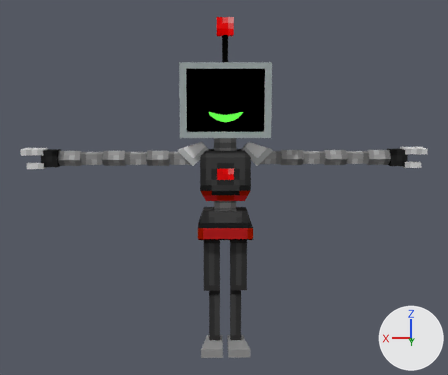
An edit to the Blender file 3d anim resources/models/characters/daa robot/monitorhead.blend, drawn before and after from the same camera.
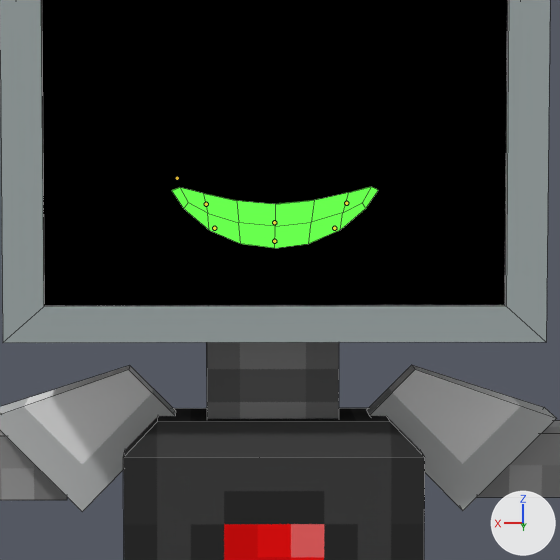
Old and new are each drawn whole from a camera (50 mm lens) standing at (0.148, 7.126, 2.933) and looking at (0.013, 0.03, 1.912) and again close up on the part from 40% to 61% of the width and 21% to 47% of the height. The axes (+X, +Y, +Z) are drawn at lower right. The lights are the same throughout. The bones that change are drawn over the model as lines in the close-ups. The close-ups show mesh edges as thin lines.

Objects in the first close-up: 'Plane', 'arm1.003', 'arm2.003', 'head', 'neck', 'shoulder', 'shoulder.001', 'torso.001'.
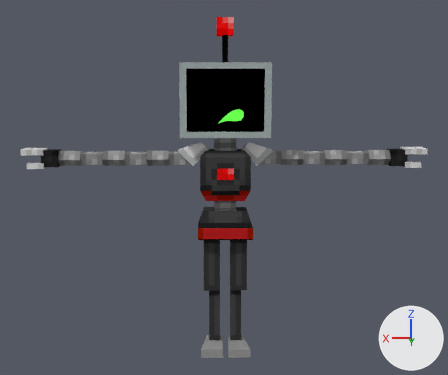
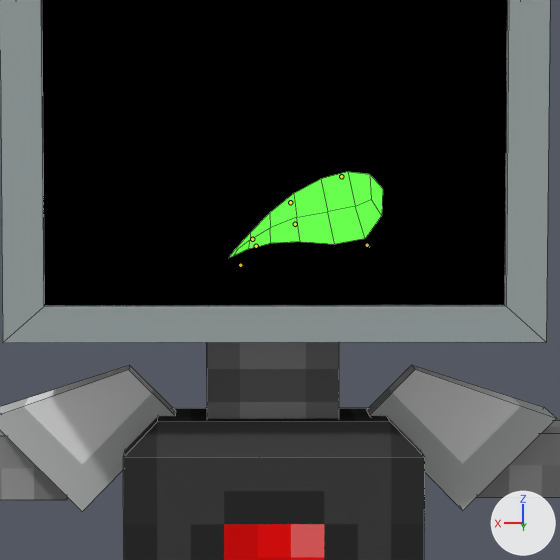
Commit message: update toast

The newer file adds an action. The first version stands in its rest pose; the second is drawn at frame 38 of the action 'Toast.001'.

Location of each change, (x1, y1, x2, y2) in pixels of the close-ups (560 x 560 px):
'Plane', posed (26% narrower, 39% taller)
    before: (172, 187, 378, 248)
    after: (230, 172, 383, 257)
bone 'mouth.top.R', root to tip
    before: (206, 204) to (206, 205)
    after: (256, 246) to (257, 248)
bone 'mouth.top', root to tip
    before: (274, 222) to (275, 224)
    after: (290, 202) to (292, 203)
bone 'mouth.bottom', root to tip
    before: (274, 241) to (275, 243)
    after: (295, 224) to (296, 226)
bone 'mouth.top.L', root to tip
    before: (346, 203) to (348, 204)
    after: (341, 176) to (343, 177)
bone 'mouth.bottom.L', root to tip
    before: (334, 228) to (336, 230)
    after: (367, 245) to (369, 247)
bone 'mouth.mid.R', root to tip
    before: (177, 178) to (176, 179)
    after: (240, 265) to (241, 267)
bone 'mouth.bottom.R', root to tip
    before: (214, 228) to (214, 230)
    after: (252, 239) to (253, 240)

What changed in the scene script:
```text
Change bone_mouth_top_r:
    where bone_mouth_top_r = bpy.data.objects['Toast'].pose.bones['mouth.top.R']  # child of 'mouth.main'
    bone_mouth_top_r.location: (0.0, 0.0, 0.0) -> (-0.092, 0.014, -0.077)
Change bone_mouth_top:
    where bone_mouth_top = bpy.data.objects['Toast'].pose.bones['mouth.top']  # child of 'mouth.main'
    bone_mouth_top.location: (0.0, 0.0, 0.0) -> (-0.03, -0.001, 0.037)
Change bone_mouth_bottom:
    where bone_mouth_bottom = bpy.data.objects['Toast'].pose.bones['mouth.bottom']  # child of 'mouth.main'
    bone_mouth_bottom.location: (0.0, 0.0, 0.0) -> (-0.038, 0.004, 0.031)
Change bone_mouth_top_l:
    where bone_mouth_top_l = bpy.data.objects['Toast'].pose.bones['mouth.top.L']  # child of 'mouth.main'
    bone_mouth_top_l.location: (0.0, 0.0, 0.0) -> (0.009, -0.004, 0.048)
Change bone_mouth_bottom_l:
    where bone_mouth_bottom_l = bpy.data.objects['Toast'].pose.bones['mouth.bottom.L']  # child of 'mouth.main'
    bone_mouth_bottom_l.location: (0.0, 0.0, 0.0) -> (-0.059, 0.011, -0.031)
Change bone_mouth_mid_r:
    where bone_mouth_mid_r = bpy.data.objects['Toast'].pose.bones['mouth.mid.R']  # child of 'mouth.main'
    bone_mouth_mid_r.location: (0.0, 0.0, 0.0) -> (-0.116, 0.028, -0.159)
Change bone_mouth_bottom_r:
    where bone_mouth_bottom_r = bpy.data.objects['Toast'].pose.bones['mouth.bottom.R']  # child of 'mouth.main'
    bone_mouth_bottom_r.location: (0.0, 0.0, 0.0) -> (-0.07, 0.012, -0.019)
```
